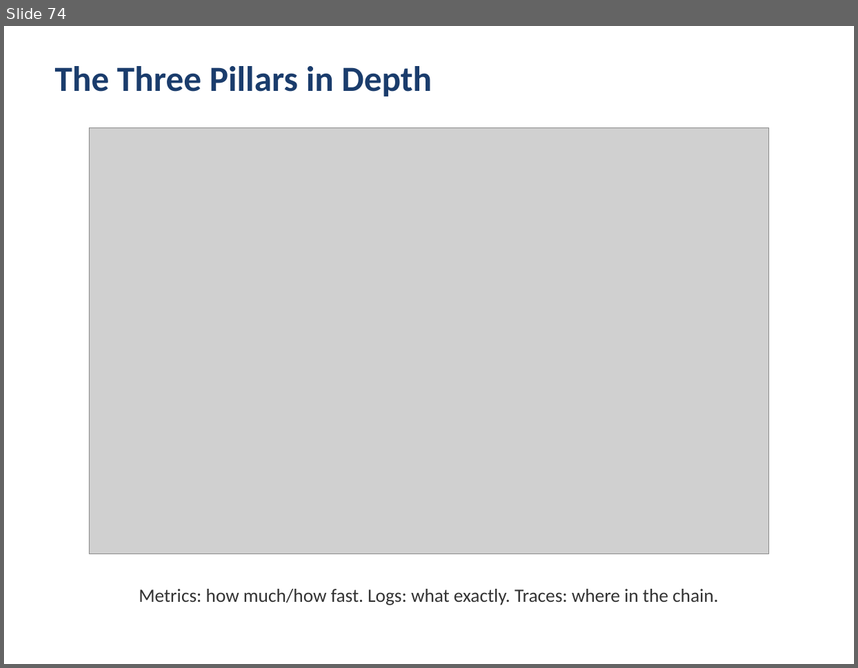
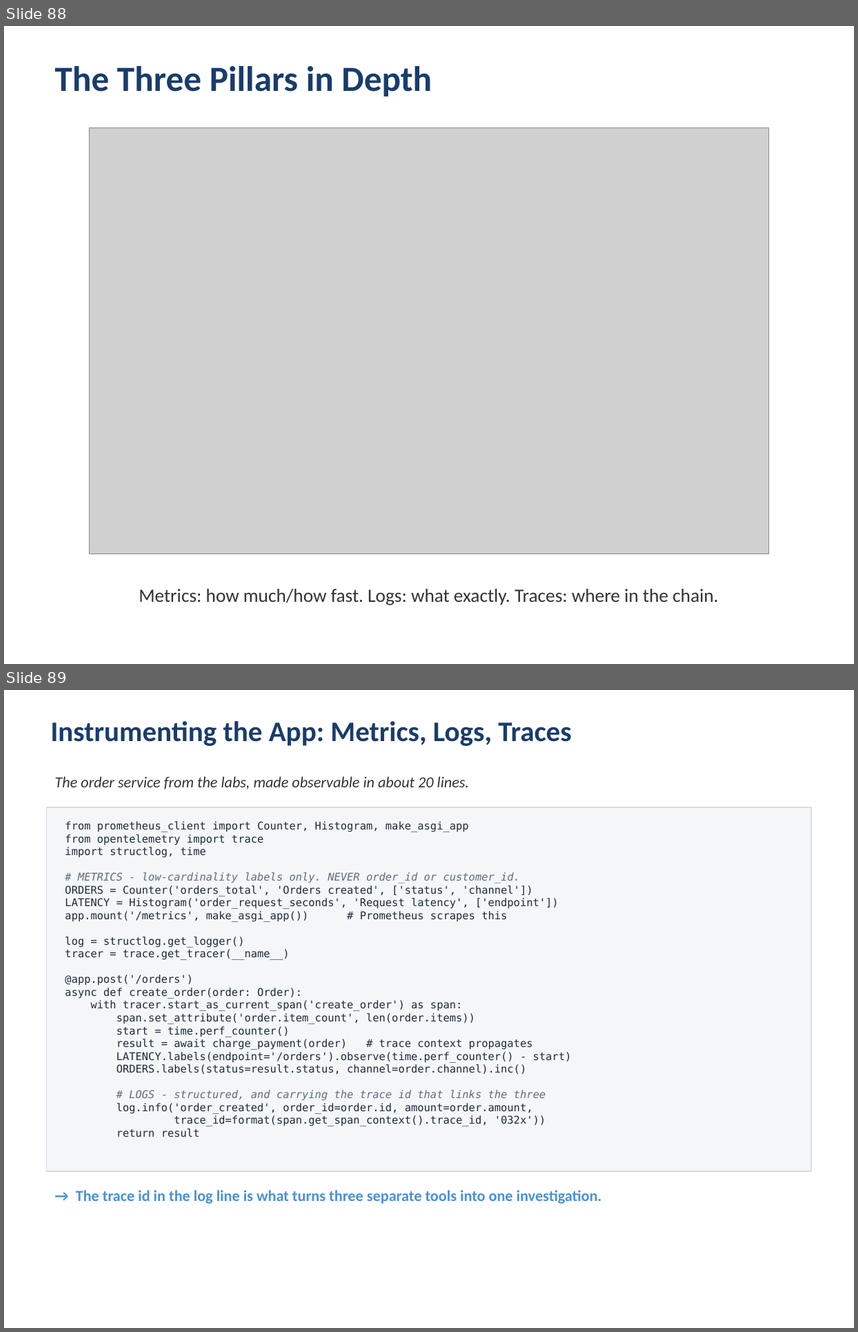
Before and after one commit to kumbulanit/devopsplaformngr, a slide deck: slides/DevOps-PlatformEngineering-Day2.pptx. Shown one above the other, each under a label of ours: slide 74 before the commit, slides 88 and 89 after it. The pictures are 858x668 and 858x1332 pixels, drawn with LibreOffice and Linux fonts; fonts in the diff are those of the drawing; grey boxes stand for pictures. Boxes give left, top, right and bottom in pixels: in the first picture for what was removed or moved away, otherwise in the second. Text is boxed around its words. In the diff, an @@ line names an element or a change of style, - is before the commit and + after.

```diff
--- a/slides/DevOps-PlatformEngineering-Day2.pptx
+++ b/slides/DevOps-PlatformEngineering-Day2.pptx
@@ slide 89 added at box(4, 690, 854, 1328), background #FFFFFF @@
@@ text added at box(51, 721, 571, 746), 24 pt, text #1A3C6C, bold @@
+Instrumenting the App: Metrics, Logs, Traces
@@ text added at box(55, 776, 469, 789), 13 pt, text #333333, italic @@
+The order service from the labs, made observable in about 20 lines.
@@ rectangle added at box(47, 807, 811, 1171), fill #F4F6F8, outline #D5DDE5 1 pt @@
@@ text added at box(65, 821, 572, 1137), 9 pt, text #1B2B3A @@
+from prometheus_client import Counter, Histogram, make_asgi_app
+from opentelemetry import trace
+import structlog, time
+# METRICS - low-cardinality labels only. NEVER order_id or customer_id.
+ORDERS = Counter('orders_total', 'Orders created', ['status', 'channel'])
+LATENCY = Histogram('order_request_seconds', 'Request latency', ['endpoint'])
+app.mount('/metrics', make_asgi_app()) # Prometheus scrapes this
+log = structlog.get_logger()
+tracer = trace.get_tracer(__name__)
+@app.post('/orders')
+async def create_order(order: Order):
+with tracer.start_as_current_span('create_order') as span:
+span.set_attribute('order.item_count', len(order.items))
+start = time.perf_counter()
+result = await charge_payment(order) # trace context propagates
+LATENCY.labels(endpoint='/orders').observe(time.perf_counter() - start)
+ORDERS.labels(status=result.status, channel=order.channel).inc()
+# LOGS - structured, and carrying the trace id that links the three
+log.info('order_created', order_id=order.id, amount=order.amount,
+trace_id=format(span.get_span_context().trace_id, '032x'))
+return result
@@ text added at box(76, 1190, 602, 1203), 13 pt, text #4A90D9, bold @@
+→ The trace id in the log line is what turns three separate tools into one investigation.
@@ what was slide 74 is now slide 88 @@
```
Also in this commit, not shown: 21 other slides added, 1 other file.
